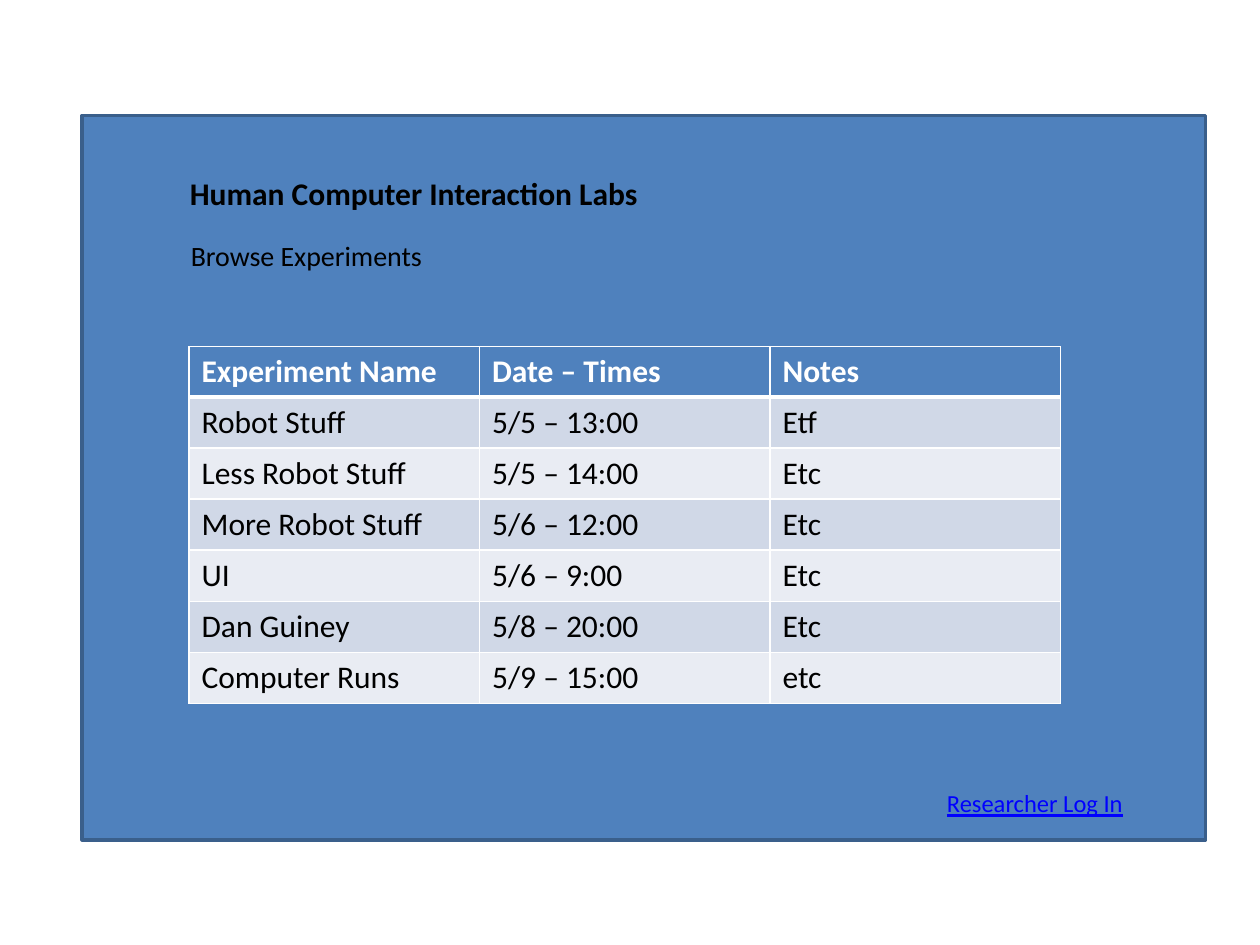
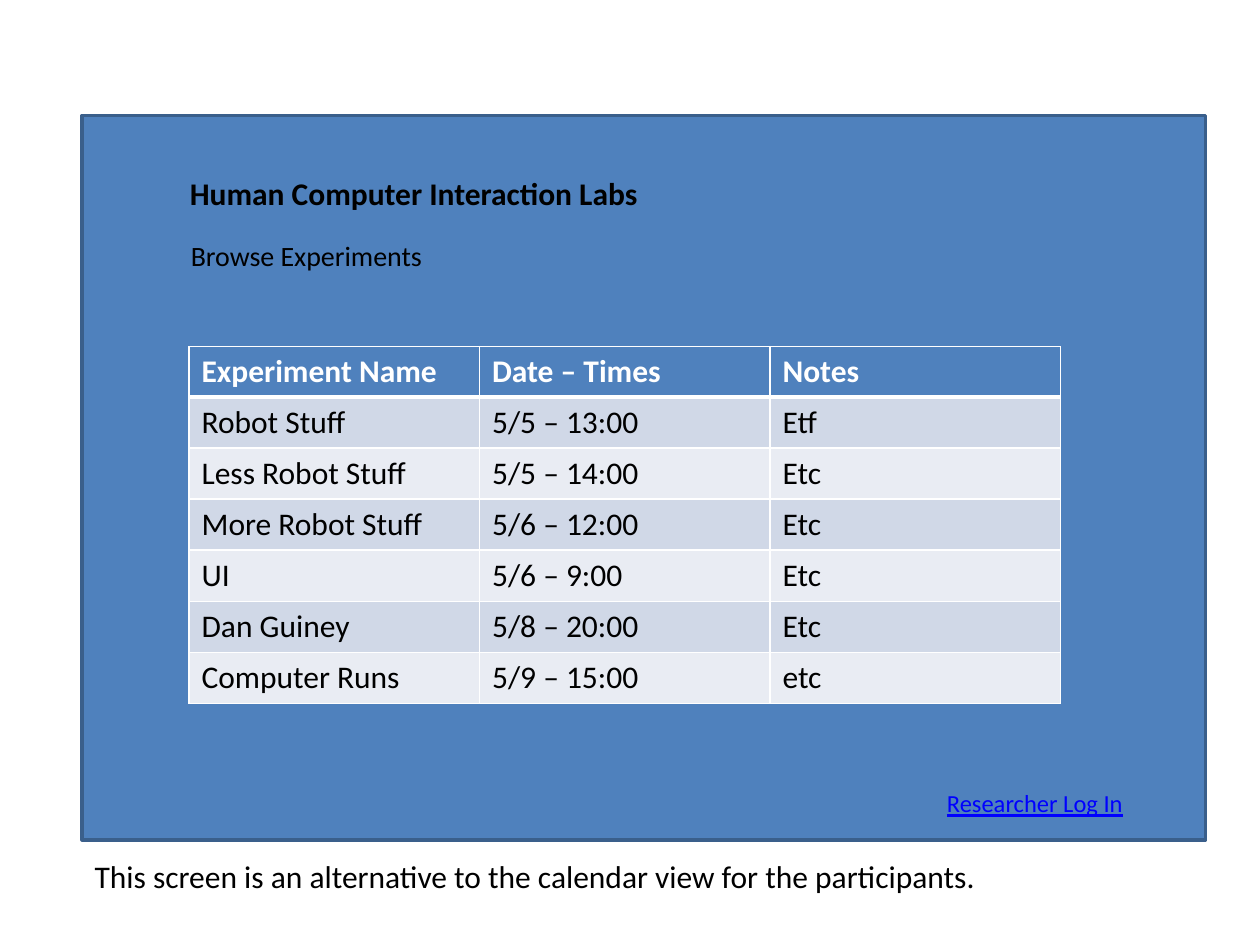
Before and after one commit to compuwizard123/participant-scheduling-system-docs, a slide deck: slide 8 of other/StoryBoardAllie.pptx. Drawn at 1260x945 pixels with LibreOffice and Linux fonts; fonts in the diff are those of the drawing. Boxes give left, top, right and bottom in pixels: in the first picture for what was removed or moved away, otherwise in the second. Text is boxed around its words. In the diff, an @@ line names an element or a change of style, - is before the commit and + after.

```diff
--- a/other/StoryBoardAllie.pptx
+++ b/other/StoryBoardAllie.pptx
@@ text added at [95, 866, 974, 893], 18 pt, text #000000 @@
+This screen is an alternative to the calendar view for the participants.
```
Also in this commit, not shown: 7 other slides changed, 9 other files.
